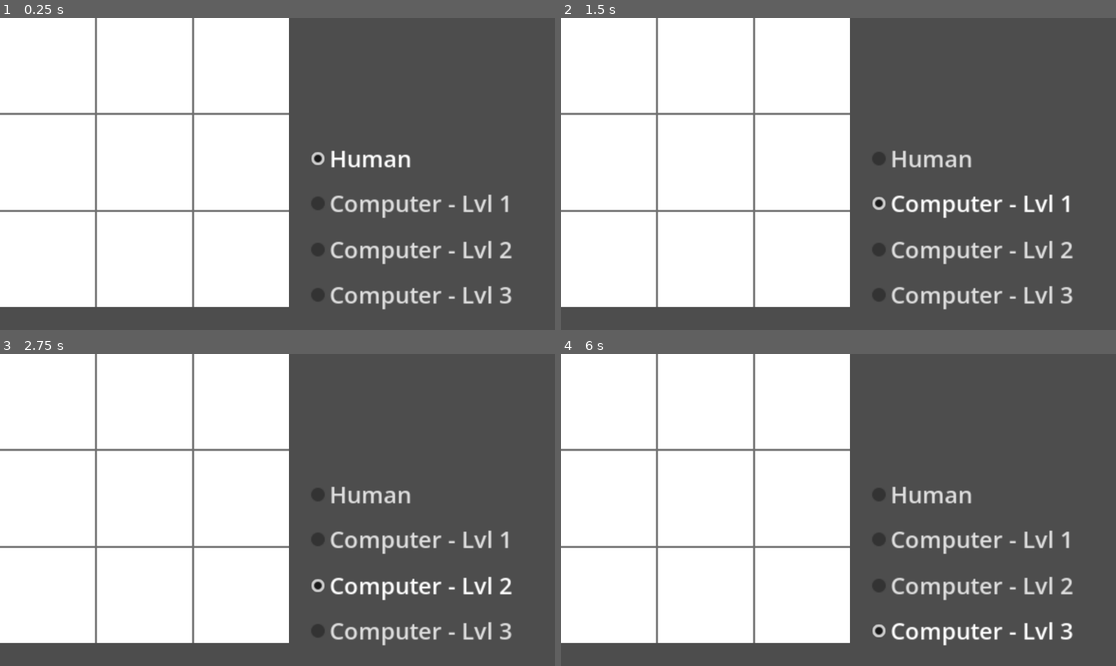
Above: before the commit, frames 1-4 (two rows, left to right).
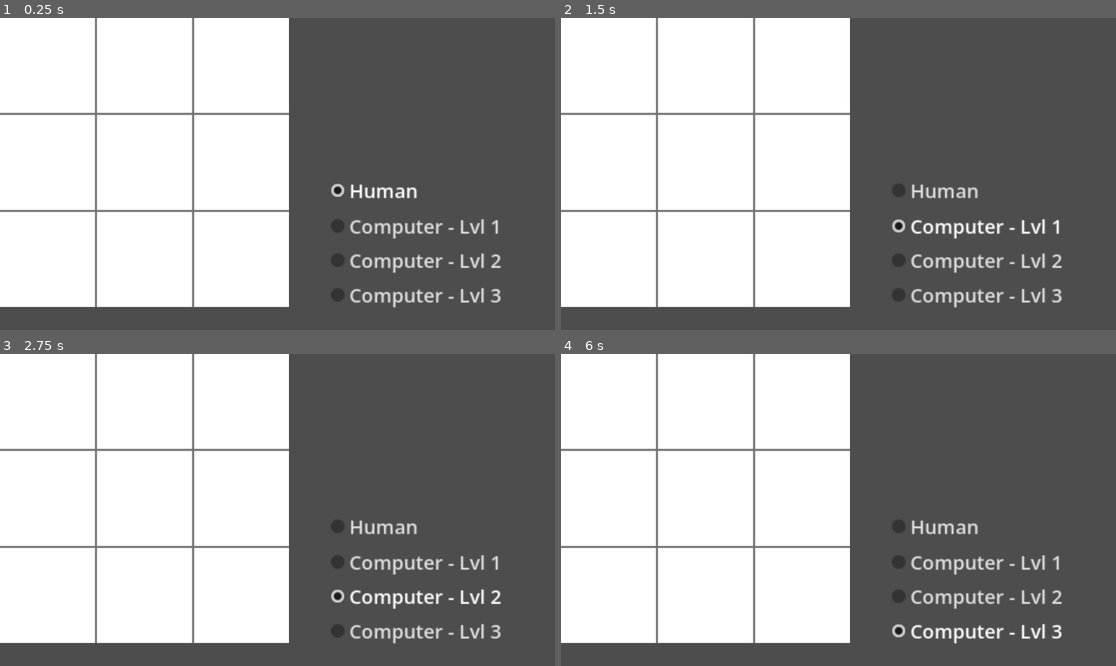
Above: after the commit, the same moments.

Repository: fractalfern/ff_03_TicTacToe_Retry
Game: Godot game, scene res://Scenes/TicTacToeGame/tic_tac_toe_game.tscn
Two runs of this game, one before a commit and one after it. Both use one fixed random seed, a clock stepped at 60 frames per second and the inputs below.
Inputs:
- Up to frame 1 (0.25 s): no input
- Up to frame 2 (1.5 s): click "Human" at 0.5 s; click "Computer - Lvl 1" at 1.25 s
- Up to frame 3 (2.75 s): click "Computer - Lvl 2" at 2 s
- Up to frame 4 (6 s): click "Computer - Lvl 3" at 2.75 s; click "Human" at 3.5 s; click "Computer - Lvl 1" at 4.25 s; click "Computer - Lvl 2" at 5 s; click "Computer - Lvl 3" at 5.75 s

The runs differ from the first frame. In frame 1, 4.4% of the frame differs, in the area x 56-93%, y 42-94%; in frame 2, 4.5%; in frame 3, 4.5%; in frame 4, 4.5%.

Commit message:
Update opponent_selector.tscn

Diff:
--- a/tic-tac-toe-retry/Scenes/OpponentSelector/opponent_selector.tscn
+++ b/tic-tac-toe-retry/Scenes/OpponentSelector/opponent_selector.tscn
@@ -8,42 +8,42 @@
 button_group = ExtResource("1_m6hec")
 
 [node name="OpponentHuman" type="CheckBox" parent="." unique_id=371007290]
-offset_left = 636.0
-offset_top = 246.0
-offset_right = 792.0
-offset_bottom = 293.0
+offset_left = 677.0
+offset_top = 322.0
+offset_right = 862.0
+offset_bottom = 358.0
 scale = Vector2(2, 2)
-theme_override_font_sizes/font_size = 24
+theme_override_font_sizes/font_size = 20
 button_pressed = true
 button_group = ExtResource("1_m6hec")
 text = "Human"
 
 [node name="OpponentCompFirst" type="CheckBox" parent="." unique_id=262157975]
-offset_left = 636.0
-offset_top = 339.0
-offset_right = 884.0
-offset_bottom = 386.0
+offset_left = 677.0
+offset_top = 396.0
+offset_right = 863.0
+offset_bottom = 432.0
 scale = Vector2(2, 2)
-theme_override_font_sizes/font_size = 24
+theme_override_font_sizes/font_size = 20
 button_group = ExtResource("1_m6hec")
 text = "Computer - Lvl 1"
 
 [node name="OpponentCompRandom" type="CheckBox" parent="." unique_id=1624614013]
-offset_left = 636.0
-offset_top = 435.0
-offset_right = 884.0
-offset_bottom = 482.0
+offset_left = 677.0
+offset_top = 467.0
+offset_right = 863.0
+offset_bottom = 503.0
 scale = Vector2(2, 2)
-theme_override_font_sizes/font_size = 24
+theme_override_font_sizes/font_size = 20
 button_group = ExtResource("1_m6hec")
 text = "Computer - Lvl 2"
 
 [node name="OpponentCompSmart" type="CheckBox" parent="." unique_id=344627674]
-offset_left = 636.0
-offset_top = 529.0
-offset_right = 884.0
-offset_bottom = 576.0
+offset_left = 677.0
+offset_top = 539.0
+offset_right = 863.0
+offset_bottom = 575.0
 scale = Vector2(2, 2)
-theme_override_font_sizes/font_size = 24
+theme_override_font_sizes/font_size = 20
 button_group = ExtResource("1_m6hec")
 text = "Computer - Lvl 3"
